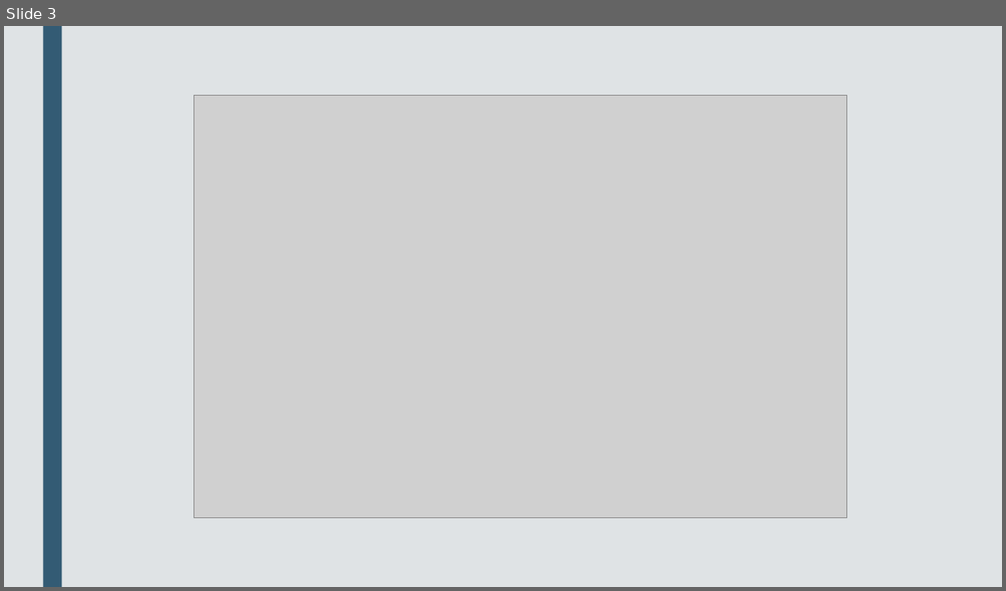
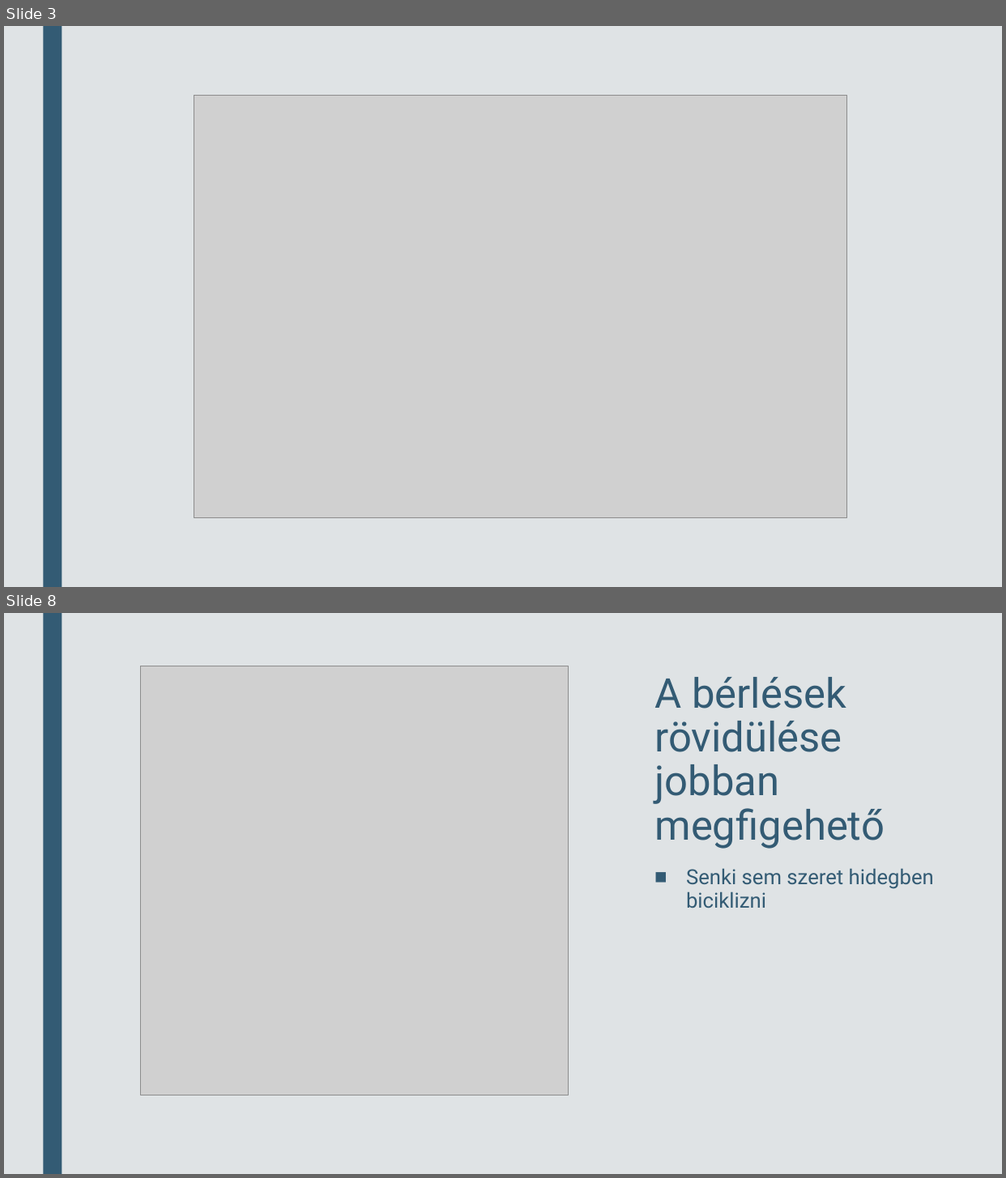
Before and after one commit to OnionKiller/MaVizHF-2022, a slide deck: London Bikesharing.pptx. Shown one above the other, each under a label of ours: slide 3 before the commit, slides 3 and 8 after it; the slides between them are not shown. The pictures are 1006x591 and 1006x1178 pixels, drawn with LibreOffice and Linux fonts; fonts in the diff are those of the drawing; grey boxes stand for pictures. Boxes give left, top, right and bottom in pixels: in the first picture for what was removed or moved away, otherwise in the second. Text is boxed around its words. In the diff, an @@ line names an element or a change of style, - is before the commit and + after.

```diff
--- a/London Bikesharing.pptx
+++ b/London Bikesharing.pptx
@@ slide 8 added at (x1=4, y1=613, x2=1002, y2=1174), background #DFE3E5 @@
@@ rectangle added at (x1=43, y1=613, x2=62, y2=1174), fill #335B74 @@
@@ picture added at (x1=141, y1=666, x2=569, y2=1096) @@
@@ title added at (x1=655, y1=677, x2=885, y2=849), 39.6 pt, text #335B74 @@
+A bérlések rövidülése jobban megfigehető
@@ text added at (x1=686, y1=868, x2=934, y2=908), 20 pt, text #335B74 @@
+■ Senki sem szeret hidegben biciklizni
```
Also in this commit, not shown: 4 slides changed, 11 other slides added.
